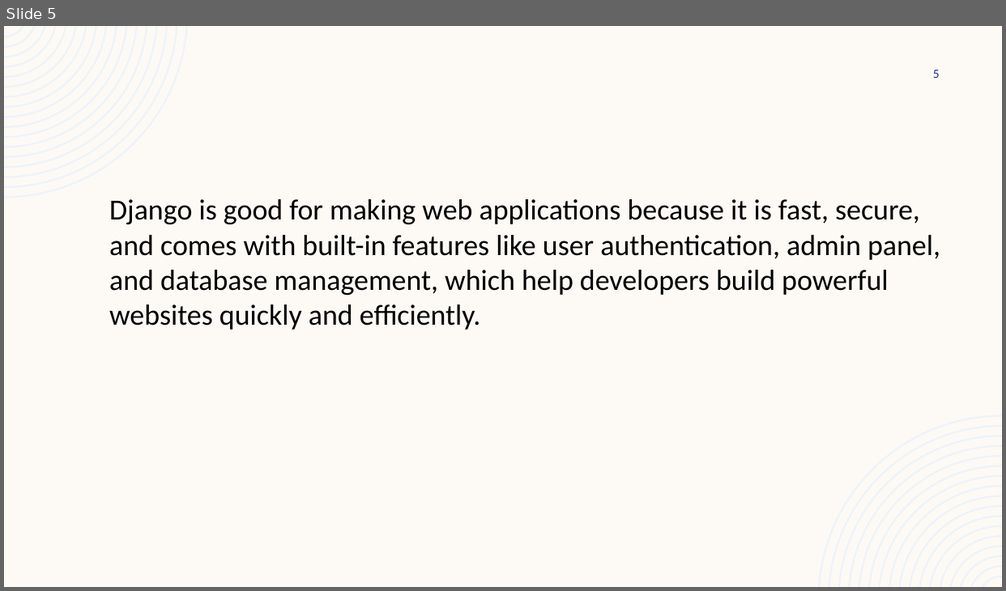
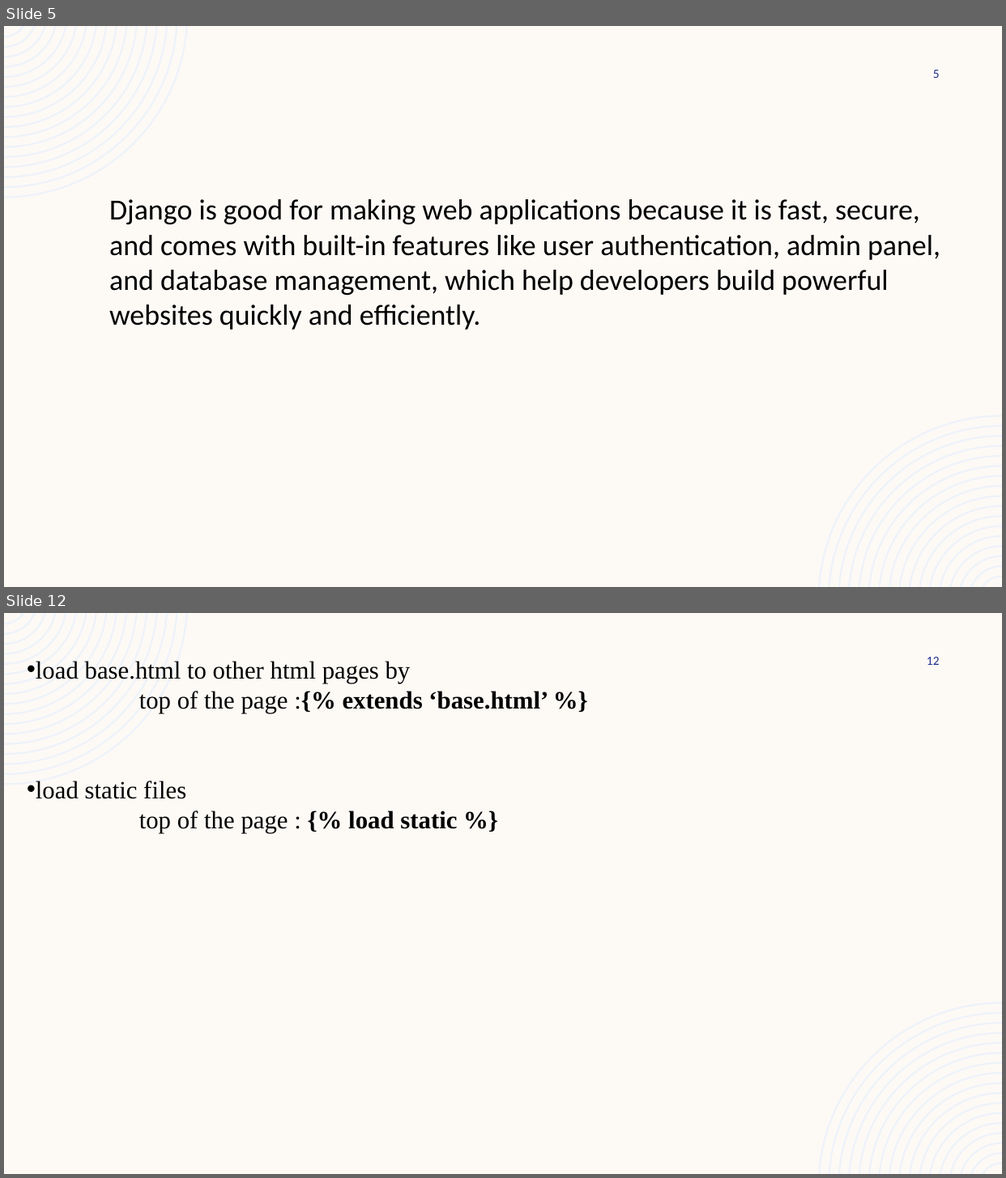
Before and after one commit to akshara2207/MCA, a slide deck: DJANGO.pptx. Shown one above the other, each under a label of ours: slide 5 before the commit, slides 5 and 12 after it; the slides between them are not shown. The pictures are 1006x591 and 1006x1178 pixels, drawn with LibreOffice and Linux fonts; fonts in the diff are those of the drawing. Boxes give left, top, right and bottom in pixels: in the first picture for what was removed or moved away, otherwise in the second. Text is boxed around its words. In the diff, an @@ line names an element or a change of style, - is before the commit and + after.

```diff
--- a/DJANGO.pptx
+++ b/DJANGO.pptx
@@ slide 12 added at [4,613,1002,1174], background #FDFAF6; not listed: 2 template elements that a slide beside it also shows @@
@@ text added at [36,661,548,833], 24 pt, text #000000 @@
+• load base.html to other html pages by
+top of the page :{% extends ‘base.html’ %}
+• load static files
+top of the page : {% load static %}
@@ page number added at [927,657,940,665], 12 pt, text #1F2C8F @@
+12
```
Also in this commit, not shown: 1 slide changed, 5 other slides added.
